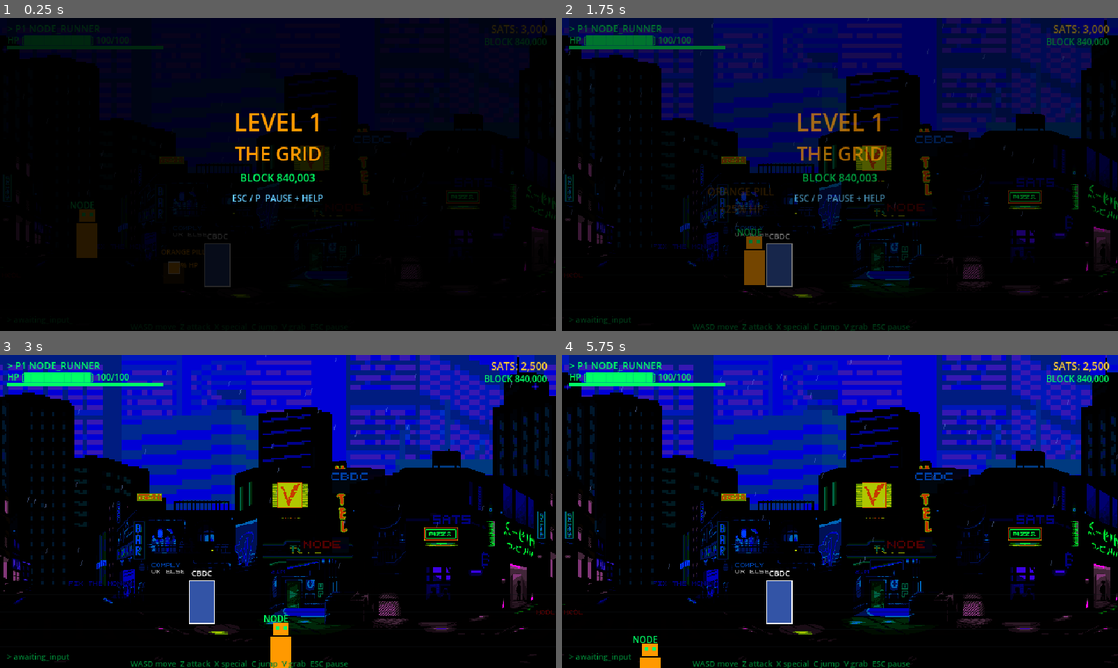
Above: before the commit, frames 1-4 (two rows, left to right).
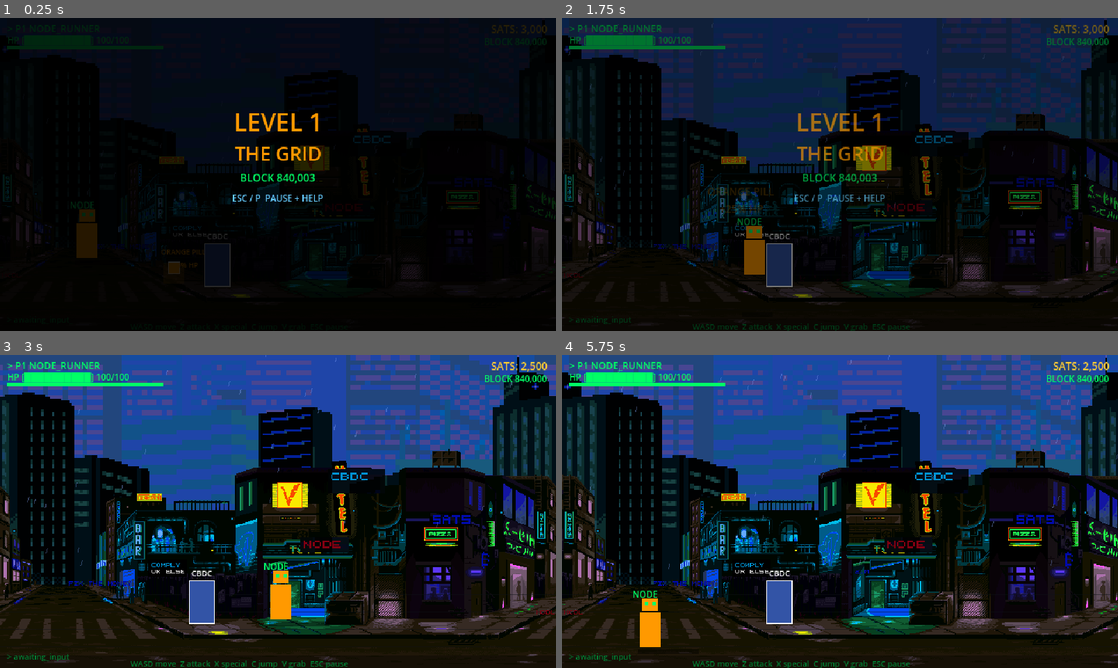
Above: after the commit, the same moments.

Repository: satsdisco/the-last-node-godot
Game: Godot game, scene res://scenes/levels/test_arena.tscn
Two runs of this game, one before a commit and one after it. Both use one fixed random seed, a clock stepped at 60 frames per second and the inputs below.
Inputs:
- Up to frame 1 (0.25 s): no input
- Up to frame 2 (1.75 s): tap Enter at 0.5 s; hold D (move_right) 0.53-1.28 s; tap Z (attack) at 0.6 s; tap C (jump) at 0.77, 1.52 s; hold S (move_down) from 1.28 s (still down); tap V (grab) at 1.35 s
- Up to frame 3 (3 s): release S (move_down) at 2.03 s; hold D (move_right) 2.03-2.78 s; tap X (special) at 2.1 s; hold W (move_up) from 2.78 s (still down); tap Enter at 2.85 s
- Up to frame 4 (5.75 s): tap C (jump) at 3.02, 3.77, 4.52 s; release W (move_up) at 3.53 s; hold A (move_left) 3.53-5.03 s; tap Keypad Enter at 3.6 s; tap Z (attack) at 4.35 s; hold S (move_down) from 5.03 s (still down); tap V (grab) at 5.1 s

The runs differ from the first frame. In frame 2, 15% of the frame differs, in the area x 0-100%, y 0-96%; in frame 3, 50%; in frame 4, 50%, in the area x 0-100%, y 0-100%.

Commit message:
Lighter night palette + invisible street bounds
Backgrounds brightened — more building detail visible while keeping
the nighttime mood. Neon signs pop more against the darker areas.

Added invisible StaticBody2D walls:
- Top: prevents walking into buildings (y < FLOOR_TOP)
- Bottom: prevents walking off screen (y > FLOOR_BOTTOM)
- Left/Right: level boundaries

Characters are now locked to the street area only.

Co-Authored-By: Claude Opus 4.6 (1M context) <noreply@anthropic.com>

Diff:
--- a/scripts/test_arena.gd
+++ b/scripts/test_arena.gd
@@ -93,6 +93,9 @@
 	# HUD
 	_create_hud()
 
+	# Invisible walls to keep characters on the street
+	_create_bounds()
+
 	# Level splash card
 	_show_level_splash("LEVEL 1", "THE GRID", "BLOCK 840,003")
 
@@ -100,6 +103,47 @@
 	player.died.connect(_on_player_died)
 
 	print("[TestArena] Ready — WASD to move, Z to attack!")
+
+func _create_bounds():
+	# Top wall — prevents walking into buildings
+	var top_wall = StaticBody2D.new()
+	top_wall.position = Vector2(LEVEL_WIDTH / 2, FLOOR_TOP - 5)
+	var top_shape = CollisionShape2D.new()
+	var top_rect = RectangleShape2D.new()
+	top_rect.size = Vector2(LEVEL_WIDTH, 10)
+	top_shape.shape = top_rect
+	top_wall.add_child(top_shape)
+	add_child(top_wall)
+
+	# Bottom wall — prevents walking off screen
+	var bot_wall = StaticBody2D.new()
+	bot_wall.position = Vector2(LEVEL_WIDTH / 2, FLOOR_BOTTOM + 5)
+	var bot_shape = CollisionShape2D.new()
+	var bot_rect = RectangleShape2D.new()
+	bot_rect.size = Vector2(LEVEL_WIDTH, 10)
+	bot_shape.shape = bot_rect
+	bot_wall.add_child(bot_shape)
+	add_child(bot_wall)
+
+	# Left wall
+	var left_wall = StaticBody2D.new()
+	left_wall.position = Vector2(-5, 180)
+	var left_shape = CollisionShape2D.new()
+	var left_rect = RectangleShape2D.new()
+	left_rect.size = Vector2(10, 360)
+	left_shape.shape = left_rect
+	left_wall.add_child(left_shape)
+	add_child(left_wall)
+
+	# Right wall
+	var right_wall = StaticBody2D.new()
+	right_wall.position = Vector2(LEVEL_WIDTH + 5, 180)
+	var right_shape = CollisionShape2D.new()
+	var right_rect = RectangleShape2D.new()
+	right_rect.size = Vector2(10, 360)
+	right_shape.shape = right_rect
+	right_wall.add_child(right_shape)
+	add_child(right_wall)
 
 func _add_parallax_layer(texture_path: String, z: int, scroll_factor: float, bottom_align_y: int):
 	var tex = load(texture_path) as Texture2D
Binary file changed: assets/backgrounds/synth_back.png
Binary file changed: assets/backgrounds/synth_foreground_themed.png
Not shown, added: assets/backgrounds/synth_foreground_themed.png.import
Binary file changed: assets/backgrounds/synth_middle.png
